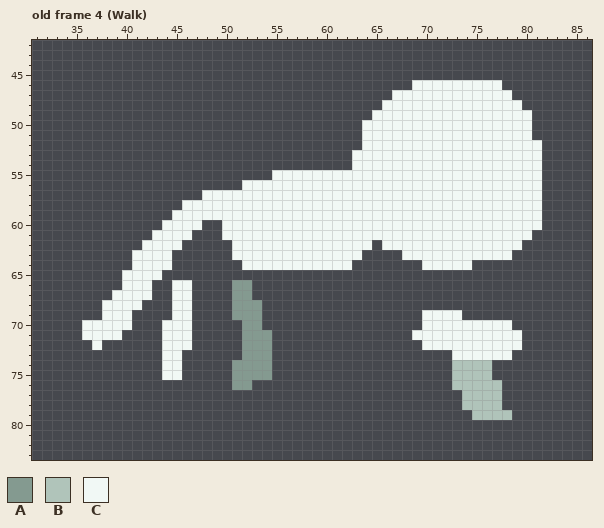
A pixel-art file gets an edit: Assets/Character/Sprites/Coots Sprite.aseprite. Above, as it was before the edit.
128x128 pixels, 18 frames. Shown: old frame 4 (Walk): x 31..86, y 42..83. The commit also changed other frames, which this record leaves out.
Visible layers, top first: "Head", "Front Leg", "Front Arm", "Body", "Back Arm", "Back Leg", "Tail", "Layer 1".
Palette (. is transparent): A #849a90  B #b0c4ba  C #f1f8f5
Pixels before, old frame 4 (Walk), first column x 36:
46 .................................CCCCCCCCC....
47 ...............................CCCCCCCCCCCC...
48 ..............................CCCCCCCCCCCCCC..
49 .............................CCCCCCCCCCCCCCCC.
50 ............................CCCCCCCCCCCCCCCCC.
51 ............................CCCCCCCCCCCCCCCCC.
52 ............................CCCCCCCCCCCCCCCCCC
53 ...........................CCCCCCCCCCCCCCCCCCC
54 ...........................CCCCCCCCCCCCCCCCCCC
55 ...................CCCCCCCCCCCCCCCCCCCCCCCCCCC
56 ................CCCCCCCCCCCCCCCCCCCCCCCCCCCCCC
57 ............CCCCCCCCCCCCCCCCCCCCCCCCCCCCCCCCCC
58 ..........CCCCCCCCCCCCCCCCCCCCCCCCCCCCCCCCCCCC
59 .........CCCCCCCCCCCCCCCCCCCCCCCCCCCCCCCCCCCCC
60 ........CCCC..CCCCCCCCCCCCCCCCCCCCCCCCCCCCCCCC
61 .......CCCC...CCCCCCCCCCCCCCCCCCCCCCCCCCCCCCC.
62 ......CCCC.....CCCCCCCCCCCCCC.CCCCCCCCCCCCCC..
63 .....CCCC......CCCCCCCCCCCCC....CCCCCCCCCCC...
64 .....CCCC.......CCCCCCCCCCC.......CCCCC.......
65 ....CCCC......................................
66 ....CCC..CC....AA.............................
67 ...CCCC..CC....AA.............................
68 ..CCCC...CC....AAA............................
69 ..CCC....CC....AAA................CCCC........
70 CCCCC...CCC.....AA................CCCCCCCCC...
71 CCCC....CCC.....AAA..............CCCCCCCCCCC..
72 .C......CCC.....AAA...............CCCCCCCCCC..
73 ........CC......AAA..................CCCCCC...
74 ........CC.....AAAA..................BBBB.....
75 ........CC.....AAAA..................BBBB.....
76 ...............AA....................BBBBB....
77 ......................................BBBB....
78 ......................................BBBB....
79 .......................................BBBB...
After the commit:
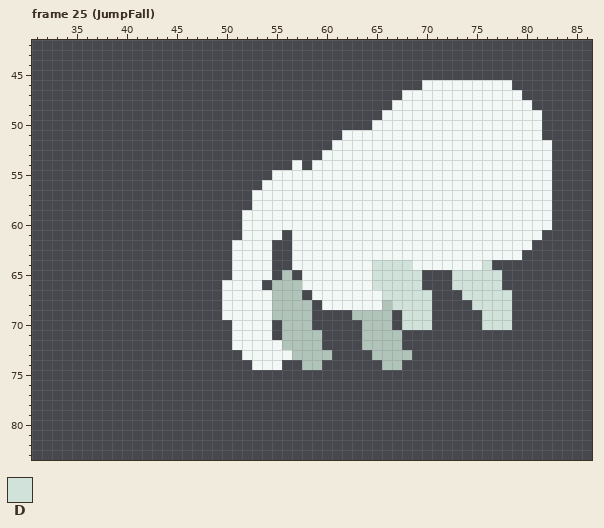
Colours new in this view: D #d0e2da
A new or re-ordered frame is compared with the old frame closest to it.
The commit says: Adds JumpFall Increases fidelity of Ground Check
Change:
frames 18 -> 28
Changed rows in their new state; - is an unchanged pixel.
Frame 25 (JumpFall) is new; against old frame 4 (Walk):
first column x 36:
46 ---------------------------------.--------C----
47 -------------------------------.-----------C---
48 ------------------------------.-------------C--
49 -----------------------------.---------------C-
50 ----------------------------.----------------C-
51 --------------------------CC-----------------C-
52 -------------------------CCC------------------C
53 ------------------------CCC-------------------C
54 ---------------------C-CCCC-------------------C
55 ----------------------------------------------C
56 ----------------..----------------------------C
57 ------------.....-----------------------------C
58 ----------.......-----------------------------C
59 ---------.......------------------------------C
60 --------....--..------------------------------C
61 -------....---..----.------------------------C-
62 ------....---------..--------C--------------C--
63 -----....----------..-------CCCC-----------C---
64 -----....------C---..------CCDDDDC-----CD------
65 ----....-------CCCC-B-CCCCCCCDDDDD---DDDDD-----
66 ----...--..---CCCC-BBBCCCCCCCDDDDD---DDDDD-----
67 ---....--..---CCCCCBBB-CCCCCCCDDDDD---DDDDD----
68 --....---..---CCCCCBBBB-CCCCCCBDDDD----DDDD----
69 --...----..---CCCCCBBBB----BBBB-DDD...--DDD----
70 .....---...----CCCC-BBB-----BBB-DDD.....DDD----
71 ....----...----CCCC-BBBB----BBBB-...........---
72 -.------...----CCCCCBBBB----BBBB--..........---
73 --------..------CCCCCBBBB----BBBB----......----
74 --------..-----..CCC--BB------BB-----....------
75 --------..-----....------------------....------
76 ---------------..--------------------.....-----
77 --------------------------------------....-----
78 --------------------------------------....-----
79 ---------------------------------------....----
